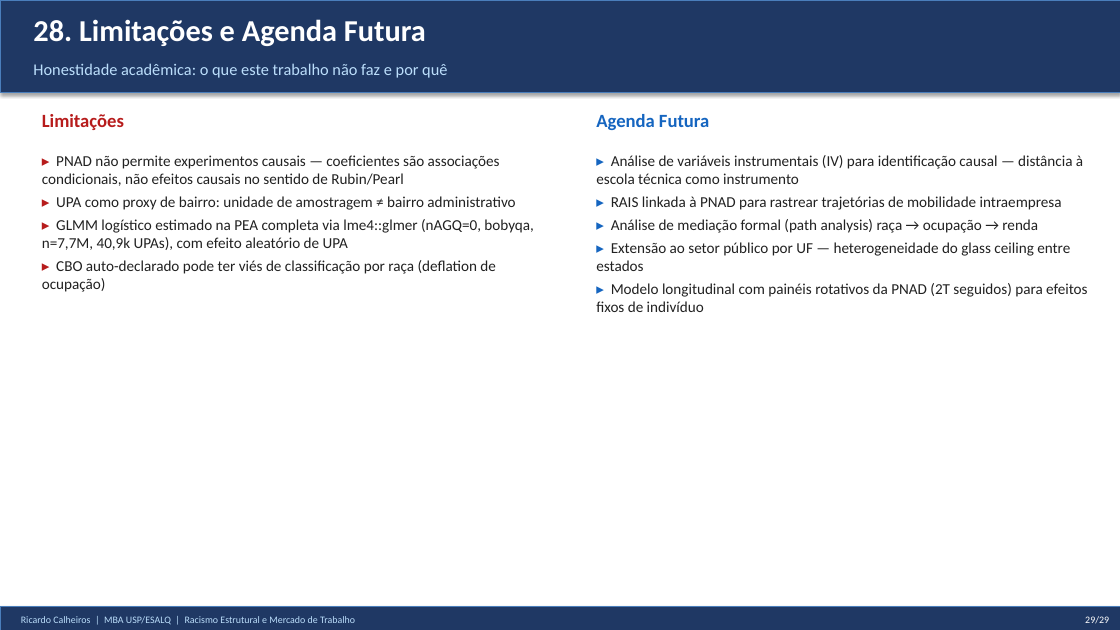
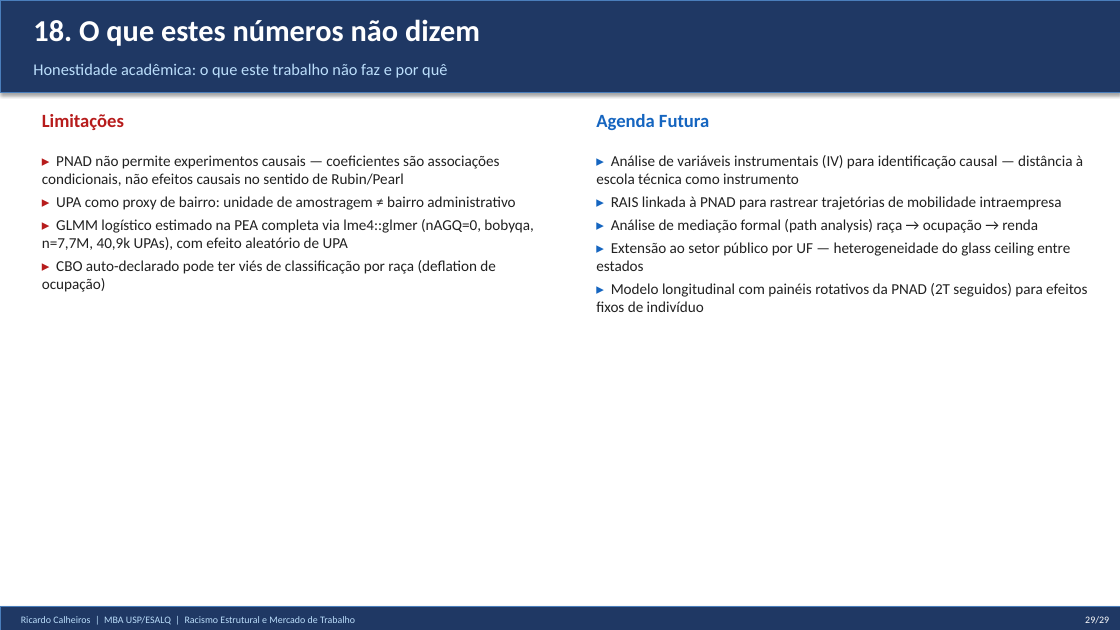
Before and after one commit to rickinrj-ux/ProjetoRacismoPNAD, a slide deck: slide 20 of entregaveis/apresentacao_tcc.pptx. Drawn at 1120x630 pixels with LibreOffice and Linux fonts; fonts in the diff are those of the drawing. Boxes give left, top, right and bottom in pixels: in the first picture for what was removed or moved away, otherwise in the second. Text is boxed around its words. In the diff, an @@ line names an element or a change of style, - is before the commit and + after.

```diff
--- a/entregaveis/apresentacao_tcc.pptx
+++ b/entregaveis/apresentacao_tcc.pptx
@@ text at <box>33,19,480,46</box>: text changed @@
-28. Limitações e Agenda Futura
+18. O que estes números não dizem
```
Also in this commit, not shown: 18 other slides changed, 15 other files.
